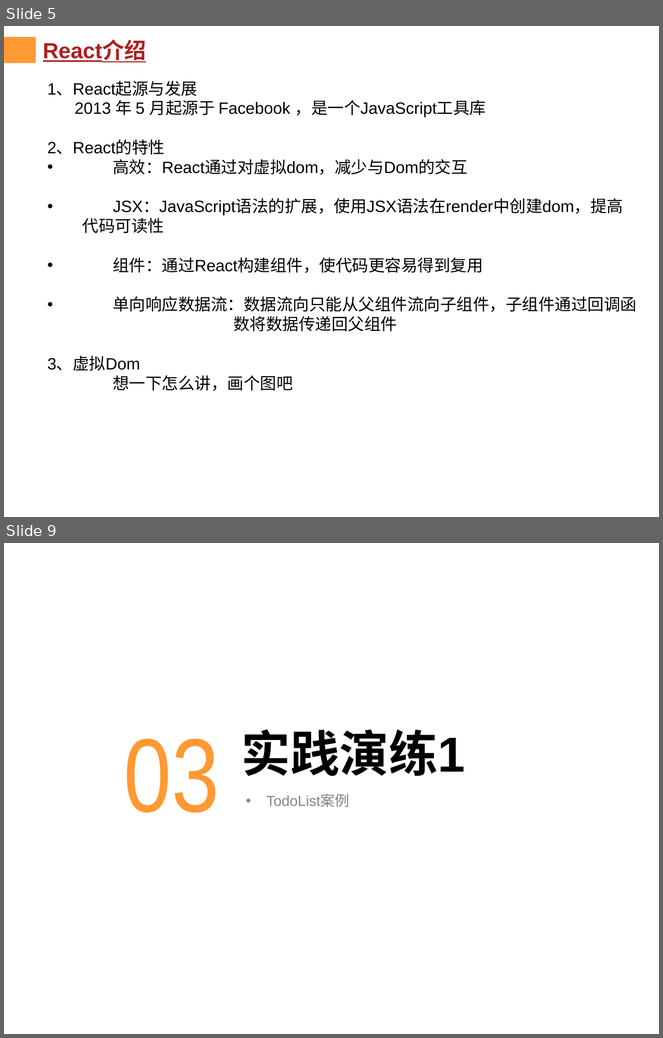
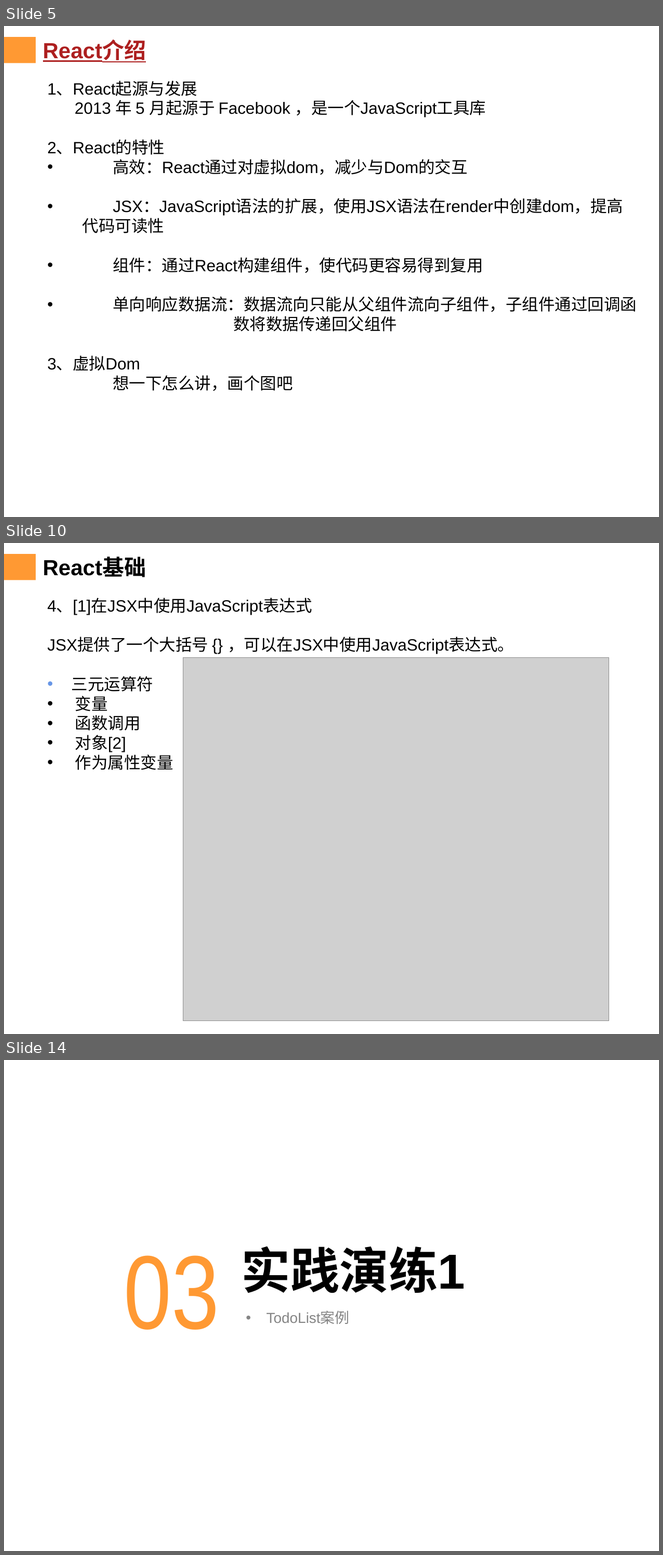
Before and after one commit to chenqiuli/JY_Peixun_1, a slide deck: PPT内容.pptx. Shown one above the other, each under a label of ours: slides 5 and 9 before the commit, slides 5, 10 and 14 after it; the slides between them are not shown. The pictures are 663x1038 and 663x1555 pixels, drawn with LibreOffice and Linux fonts; fonts in the diff are those of the drawing; grey boxes stand for pictures; background and template pictures are left out. Boxes give left, top, right and bottom in pixels: in the first picture for what was removed or moved away, otherwise in the second. Text is boxed around its words. In the diff, an @@ line names an element or a change of style, - is before the commit and + after.

Commit message:
react基础一

```diff
--- a/PPT内容.pptx
+++ b/PPT内容.pptx
@@ slide 10 added at [4, 543, 659, 1034], background #FFFFFF; not listed: 2 template elements that a slide beside it also shows @@
@@ title added at [43, 558, 146, 577], 24 pt, text #000000, bold @@
+React基础
@@ text added at [47, 599, 514, 770], 18 pt, text #000000 @@
+4、[1]在JSX中使用JavaScript表达式
+JSX提供了一个大括号 {} ，可以在JSX中使用JavaScript表达式。
+• 三元运算符
+• 变量
+• 函数调用
+• 对象[2]
+• 作为属性变量
@@ picture added at [183, 657, 609, 1021] @@
@@ what was slide 9 is now slide 14 @@
```
Also in this commit, not shown: 2 slides changed, 5 other slides added, 1 slide removed, 14 other files.
